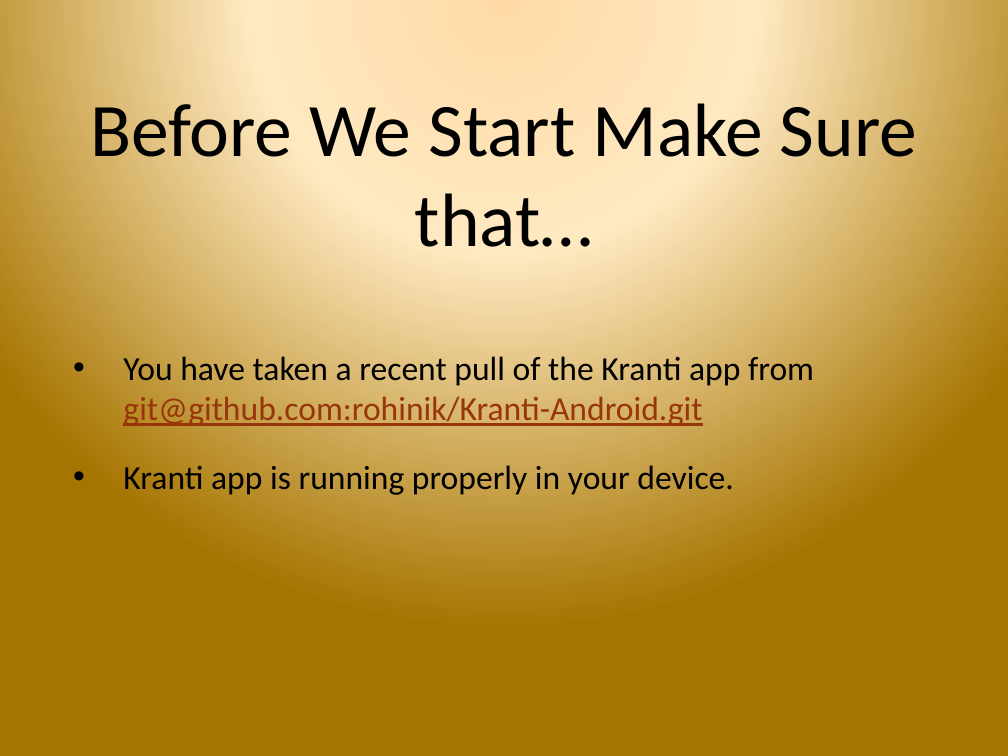
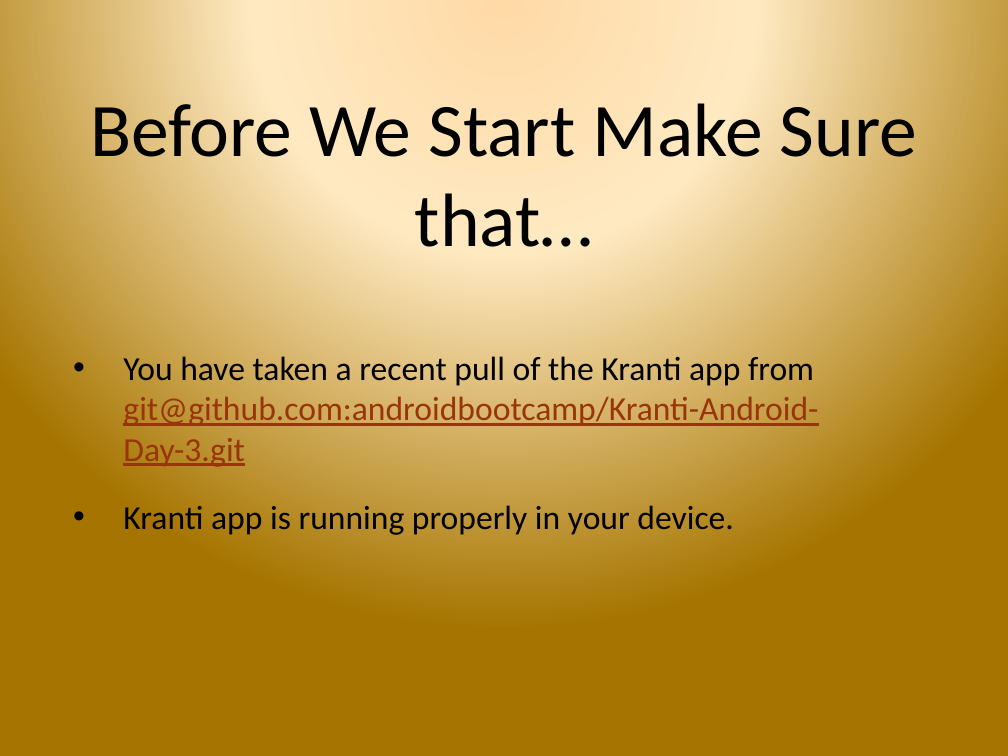
Before and after one commit to androidbootcamp/Course-Material, a slide deck: slide 1 of Day 3/day_3.pptx. Drawn at 1008x756 pixels with LibreOffice and Linux fonts; fonts in the diff are those of the drawing; background and template pictures are left out. Boxes give left, top, right and bottom in pixels: in the first picture for what was removed or moved away, otherwise in the second. Text is boxed around its words. In the diff, an @@ line names an element or a change of style, - is before the commit and + after.

```diff
--- a/Day 3/day_3.pptx
+++ b/Day 3/day_3.pptx
@@ text at (x1=123, y1=356, x2=818, y2=467): text changed; text colour #000000 to #99350B @@
-• You have taken a recent pull of the Kranti app from git@github.com:rohinik/Kranti-Android.git
+• You have taken a recent pull of the Kranti app from git@github.com:androidbootcamp/Kranti-Android-Day-3.git
```
Also in this commit, not shown: 6 other files.
